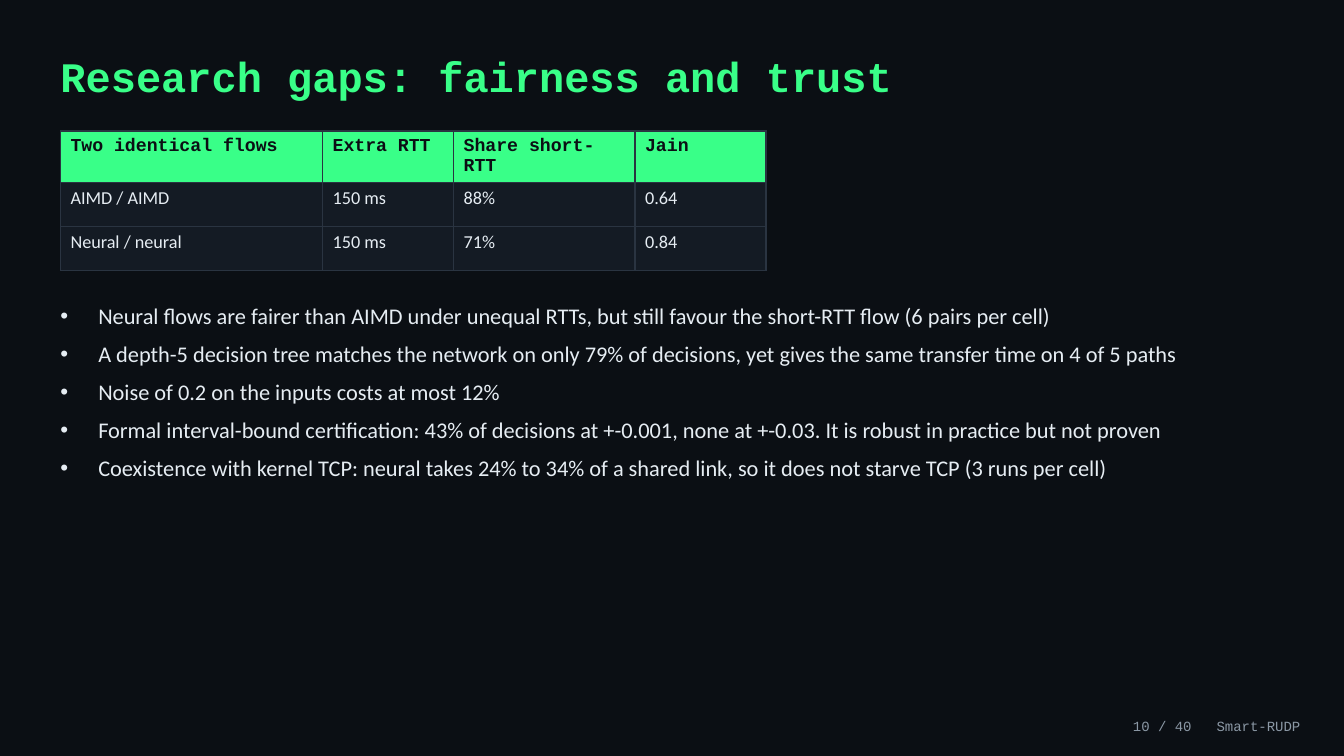
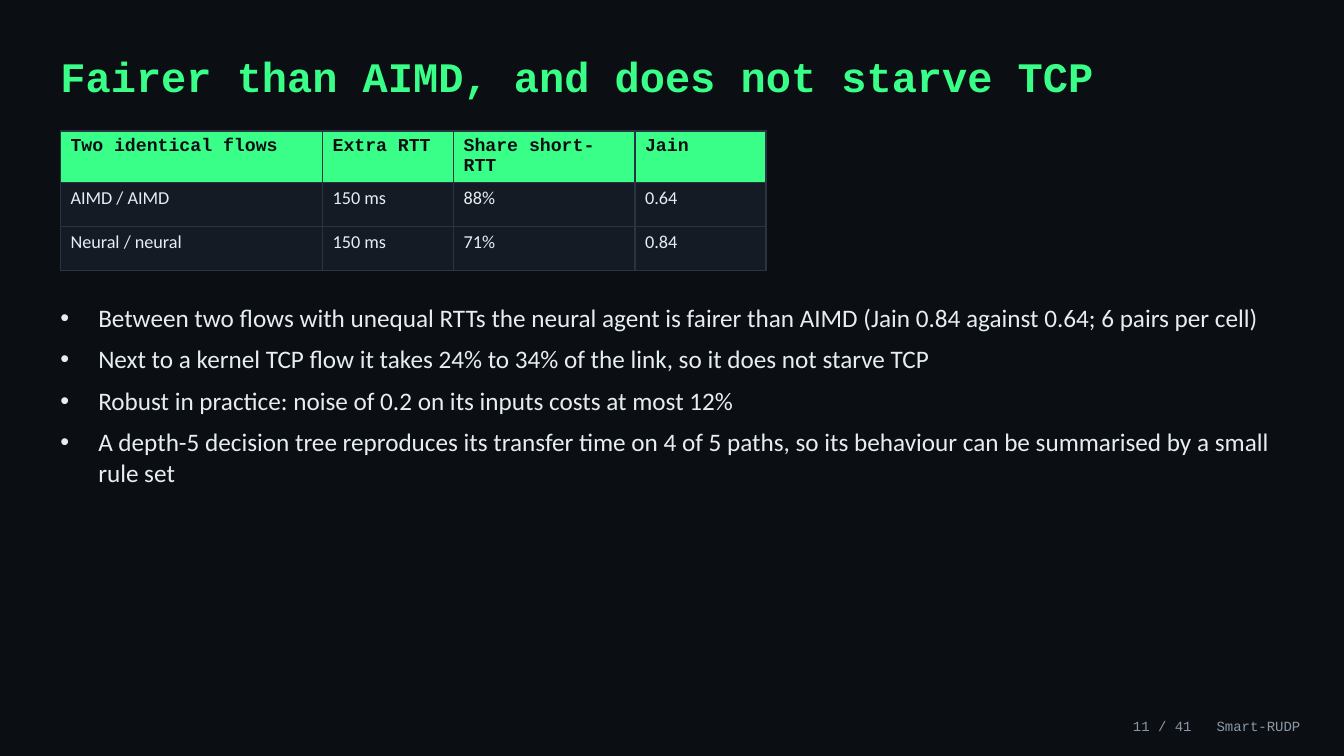
Before and after one commit to Capsturrrr/REPLIC, a slide deck: slide 11 of docs/RUDP_Presentation.pptx (slide 10 before the commit). Drawn at 1344x756 pixels with LibreOffice and Linux fonts; fonts in the diff are those of the drawing. Boxes give left, top, right and bottom in pixels: in the first picture for what was removed or moved away, otherwise in the second. Text is boxed around its words. In the diff, an @@ line names an element or a change of style, - is before the commit and + after.

```diff
--- a/docs/RUDP_Presentation.pptx
+++ b/docs/RUDP_Presentation.pptx
@@ text at bbox=[60, 61, 1094, 100]: text changed @@
-Research gaps: fairness and trust
+Fairer than AIMD, and does not starve TCP
@@ text at bbox=[98, 308, 1269, 482]: text changed; size 16 to 18 pt @@
-• Neural flows are fairer than AIMD under unequal RTTs, but still favour the short-RTT flow (6 pairs per cell)
-• A depth-5 decision tree matches the network on only 79% of decisions, yet gives the same transfer time on 4 of 5 paths
-• Noise of 0.2 on the inputs costs at most 12%
-• Formal interval-bound certification: 43% of decisions at +-0.001, none at +-0.03. It is robust in practice but not proven
-• Coexistence with kernel TCP: neural takes 24% to 34% of a shared link, so it does not starve TCP (3 runs per cell)
+• Between two flows with unequal RTTs the neural agent is fairer than AIMD (Jain 0.84 against 0.64; 6 pairs per cell)
+• Next to a kernel TCP flow it takes 24% to 34% of the link, so it does not starve TCP
+• Robust in practice: noise of 0.2 on its inputs costs at most 12%
+• A depth-5 decision tree reproduces its transfer time on 4 of 5 paths, so its behaviour can be summarised by a small rule set
@@ text at bbox=[1133, 721, 1301, 731]: text changed @@
-10 / 40 Smart-RUDP
+11 / 41 Smart-RUDP
```
Also in this commit, not shown: 38 other slides changed, 1 slide added, 6 other files.
